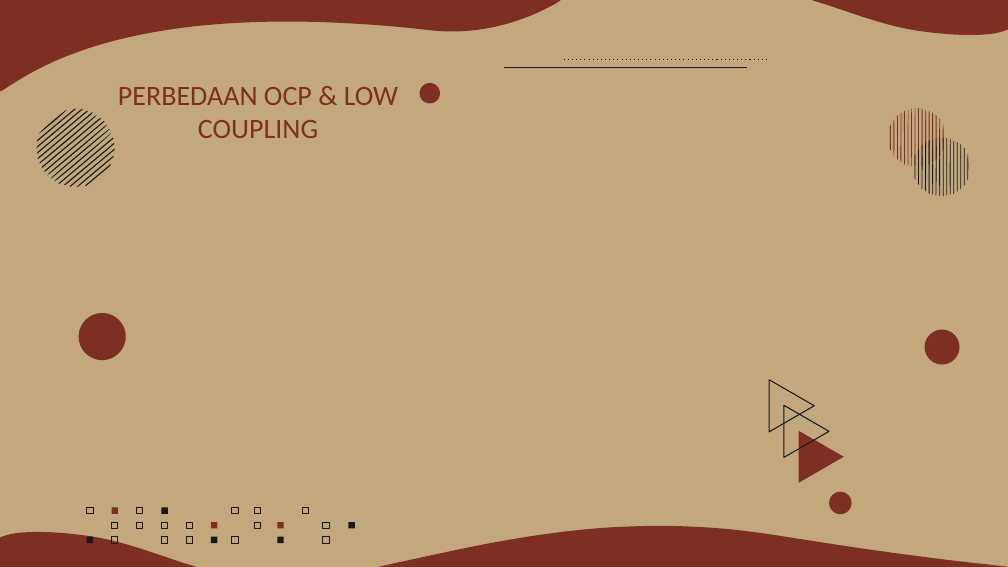
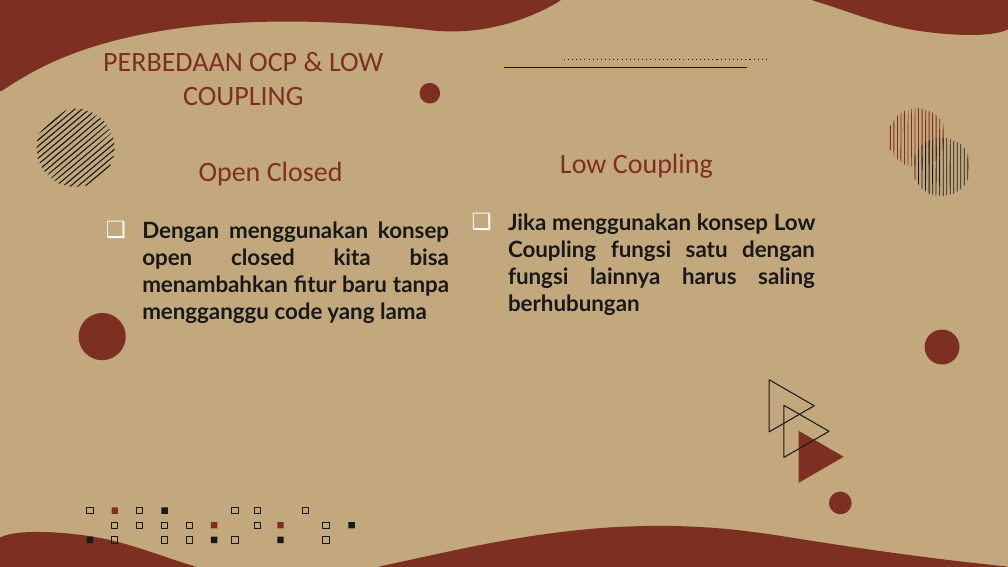
Before and after one commit to albetmatthew/solid_grasp, a slide deck: slide 5 of Kelompok6_OpenClosePrinciple_LowCoupling.pptx. Drawn at 1008x567 pixels with LibreOffice and Linux fonts; fonts in the diff are those of the drawing. Boxes give left, top, right and bottom in pixels: in the first picture for what was removed or moved away, otherwise in the second. Text is boxed around its words. In the diff, an @@ line names an element or a change of style, - is before the commit and + after.

Commit message:
Update Kelompok6_OpenClosePrinciple_LowCoupling.pptx
diferent OCP and Low Coupling

```diff
--- a/Kelompok6_OpenClosePrinciple_LowCoupling.pptx
+++ b/Kelompok6_OpenClosePrinciple_LowCoupling.pptx
@@ title "PERBEDAAN OCP & LOW COUPLING": place and size @@
-title "PERBEDAAN OCP & LOW COUPLING" at (118,87,398,138)
+title "PERBEDAAN OCP & LOW COUPLING" at (103,53,383,105)
@@ text added at (199,161,343,186), 20 pt, text #7D3021 @@
+Open Closed
@@ text added at (560,153,713,178), 20 pt, text #7D3021 @@
+Low Coupling
@@ subtitle added at (142,221,449,323), 16 pt, text #191919, bold @@
+❑ Dengan menggunakan konsep open closed kita bisa menambahkan fitur baru tanpa mengganggu code yang lama
@@ text added at (508,213,816,315), 16 pt, text #191919, bold @@
+❑ Jika menggunakan konsep Low Coupling fungsi satu dengan fungsi lainnya harus saling berhubungan
```
Also in this commit, not shown: 1 other slide changed.
